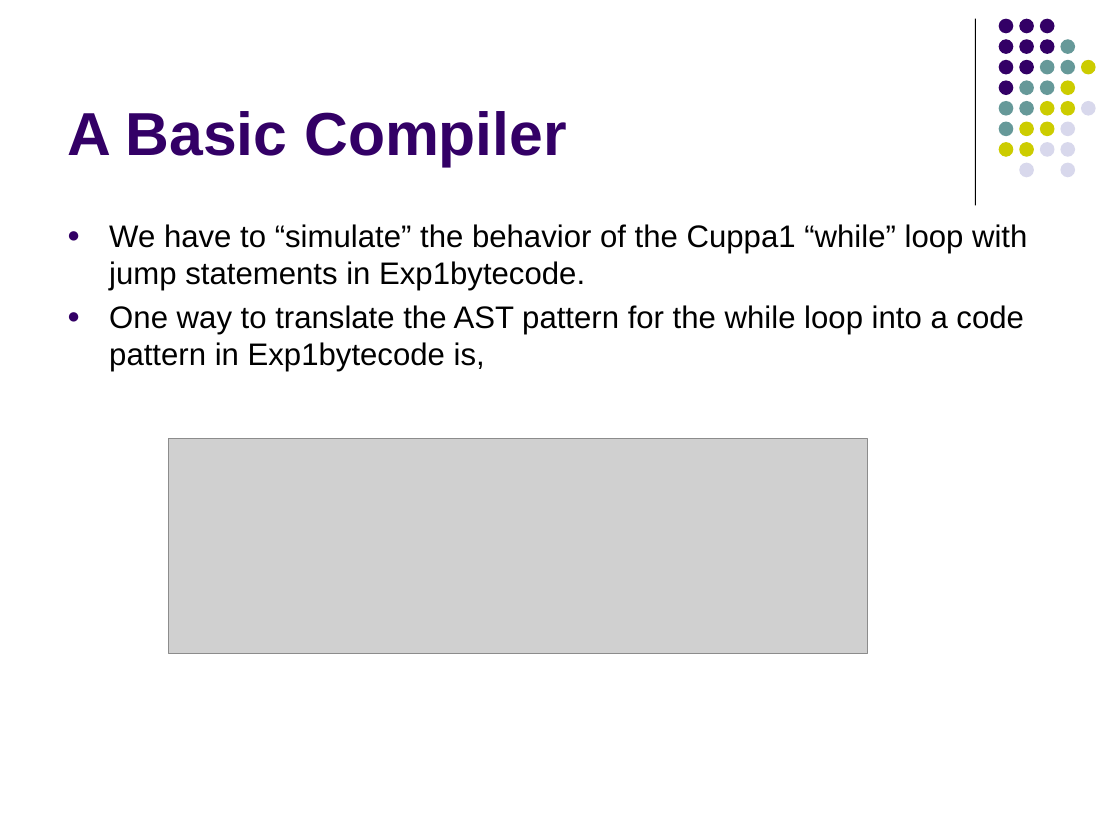
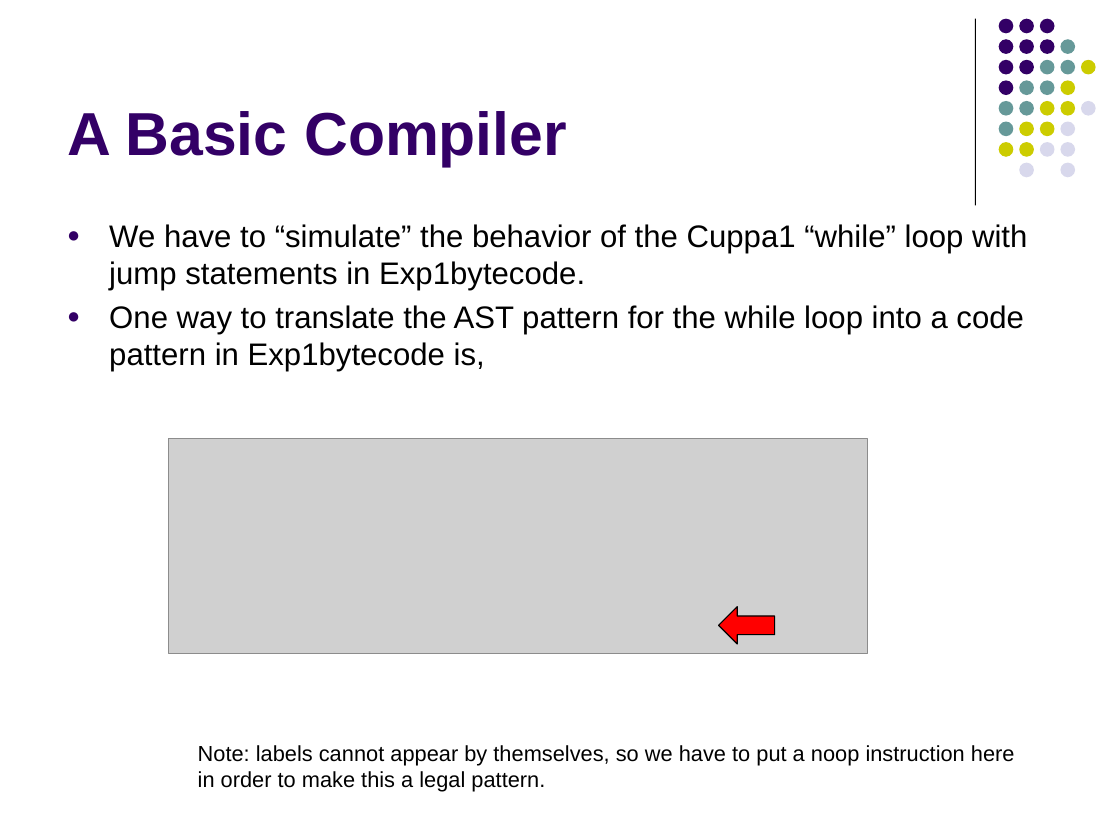
Before and after one commit to lutzhamel/CSC402, a slide deck: slide 7 of notes/csc402-ln007.pptx. Drawn at 1120x840 pixels with LibreOffice and Linux fonts; fonts in the diff are those of the drawing; grey boxes stand for pictures. Boxes give left, top, right and bottom in pixels: in the first picture for what was removed or moved away, otherwise in the second. Text is boxed around its words. In the diff, an @@ line names an element or a change of style, - is before the commit and + after.

```diff
--- a/notes/csc402-ln007.pptx
+++ b/notes/csc402-ln007.pptx
@@ left arrow added at [719,607,775,644], fill #FF0000, outline #000000 0.75 pt @@
@@ text added at [198,745,1015,792], 14 pt, text #000000 @@
+Note: labels cannot appear by themselves, so we have to put a noop instruction here
+in order to make this a legal pattern.
```
Also in this commit, not shown: 1 slide removed, 1 other file.
